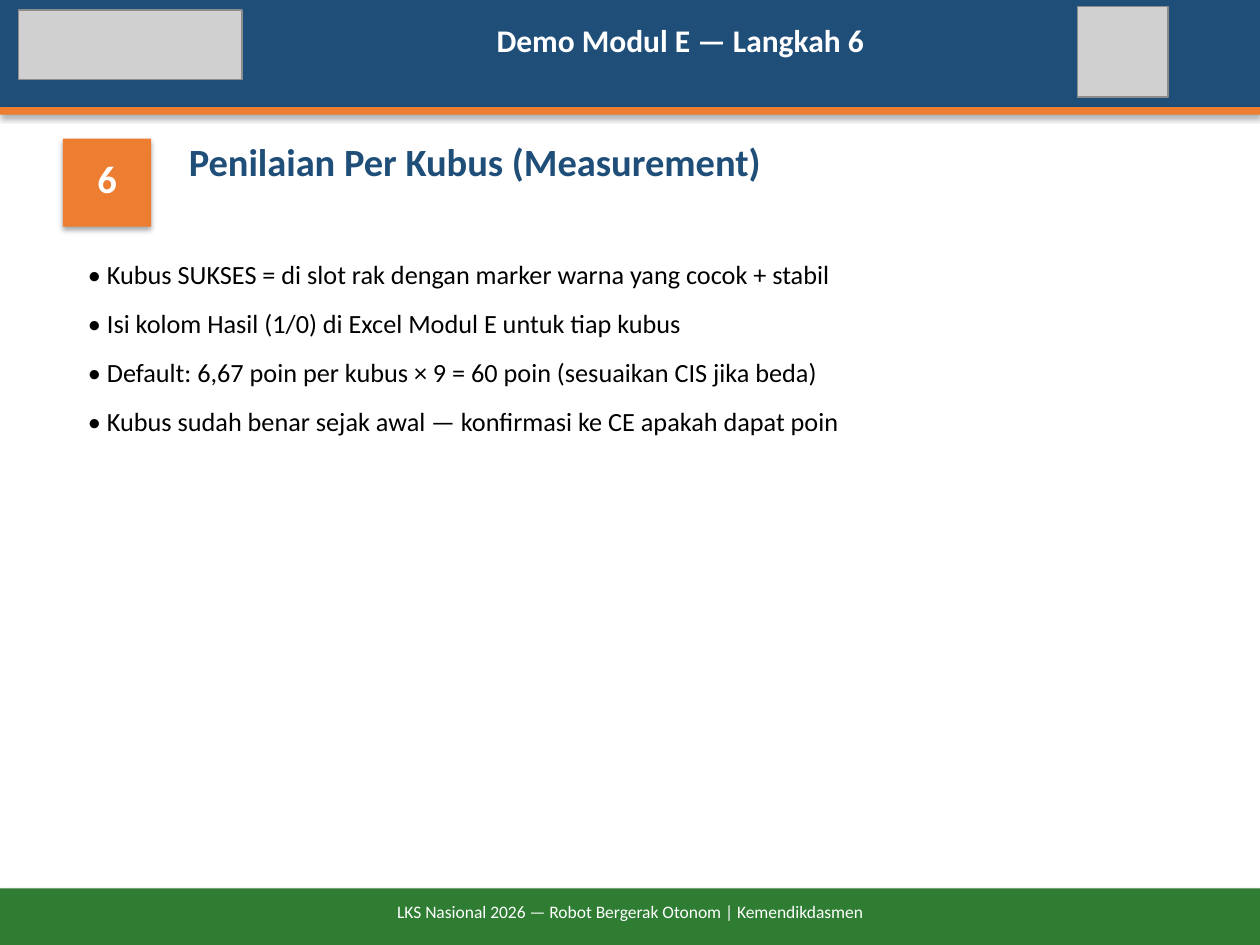
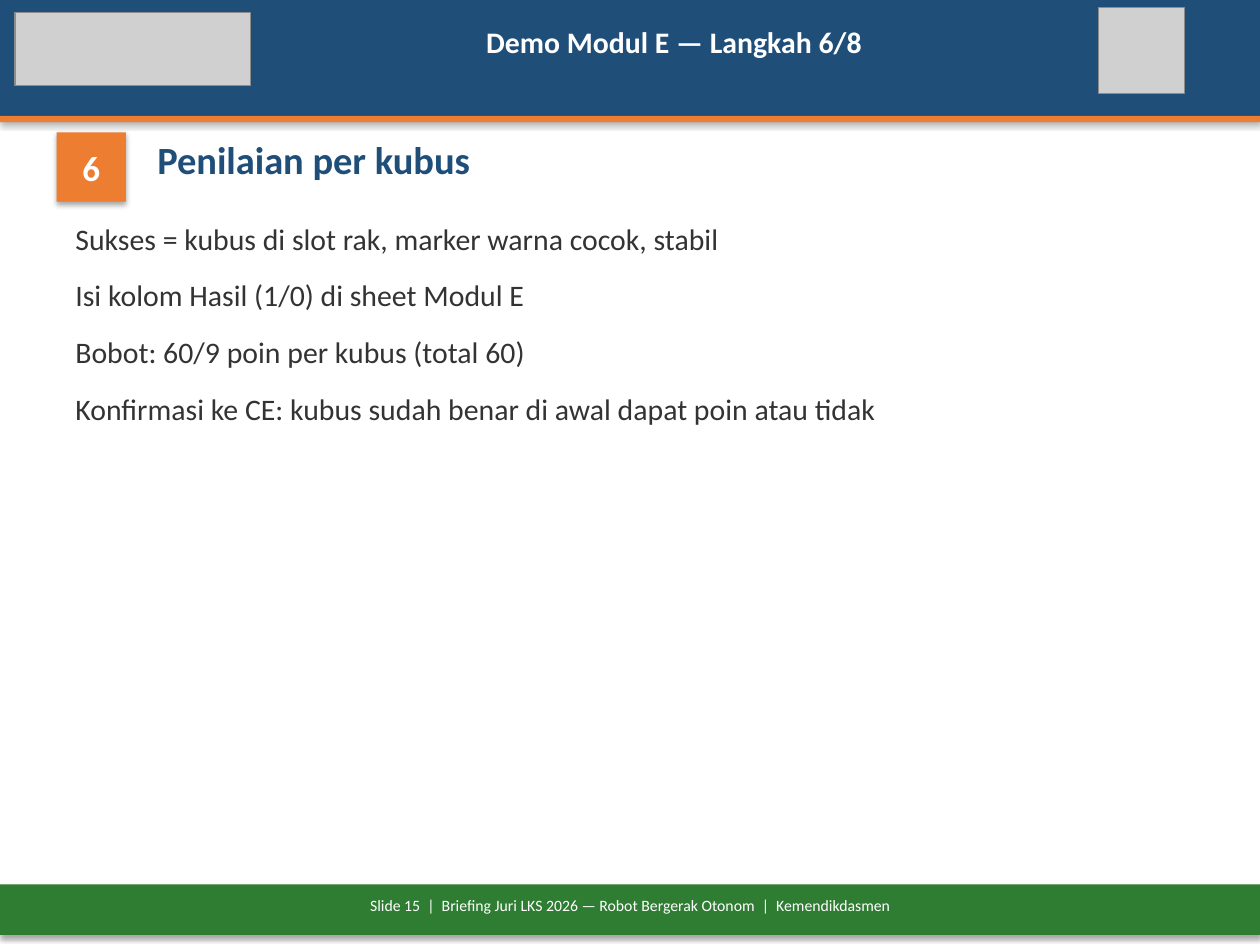
Before and after one commit to antonprafanto/LKS2026, a slide deck: slide 15 of docs/Briefing-Juri-LKS2026-Robot-Otonom.pptx (slide 12 before the commit). Drawn at 1260x945 pixels with LibreOffice and Linux fonts; fonts in the diff are those of the drawing; grey boxes stand for pictures. Boxes give left, top, right and bottom in pixels: in the first picture for what was removed or moved away, otherwise in the second. Text is boxed around its words. In the diff, an @@ line names an element or a change of style, - is before the commit and + after.

```diff
--- a/docs/Briefing-Juri-LKS2026-Robot-Otonom.pptx
+++ b/docs/Briefing-Juri-LKS2026-Robot-Otonom.pptx
@@ rectangle resized from (x1=0, y1=0, x2=1260, y2=107) to (x1=0, y1=0, x2=1260, y2=116) @@
@@ picture resized from (x1=19, y1=10, x2=242, y2=79) to (x1=15, y1=13, x2=251, y2=86) @@
@@ picture resized from (x1=1077, y1=6, x2=1168, y2=97) to (x1=1099, y1=8, x2=1184, y2=93) @@
@@ text at (x1=486, y1=32, x2=862, y2=58): text changed; size 18 to 17 pt @@
-Demo Modul E — Langkah 6
+Demo Modul E — Langkah 6/8
@@ rectangle moved from (x1=0, y1=107, x2=1260, y2=115) to (x1=0, y1=116, x2=1260, y2=122) @@
@@ text "6" moved from (x1=97, y1=166, x2=116, y2=194) to (x1=82, y1=157, x2=100, y2=182) @@
@@ text "6" at (x1=82, y1=157, x2=100, y2=182): size 22 to 20 pt @@
@@ rectangle resized from (x1=63, y1=139, x2=151, y2=227) to (x1=57, y1=132, x2=126, y2=202) @@
@@ text at (x1=157, y1=147, x2=470, y2=180): text changed @@
-Penilaian Per Kubus (Measurement)
+Penilaian per kubus
@@ text at (x1=75, y1=229, x2=875, y2=425): text changed; size 15 to 17 pt; text colour #000000 to #333333 @@
-• Kubus SUKSES = di slot rak dengan marker warna yang cocok + stabil
-• Isi kolom Hasil (1/0) di Excel Modul E untuk tiap kubus
-• Default: 6,67 poin per kubus × 9 = 60 poin (sesuaikan CIS jika beda)
-• Kubus sudah benar sejak awal — konfirmasi ke CE apakah dapat poin
+Sukses = kubus di slot rak, marker warna cocok, stabil
+Isi kolom Hasil (1/0) di sheet Modul E
+Bobot: 60/9 poin per kubus (total 60)
+Konfirmasi ke CE: kubus sudah benar di awal dapat poin atau tidak
@@ rectangle resized from (x1=0, y1=888, x2=1260, y2=945) to (x1=0, y1=885, x2=1260, y2=935) @@
@@ text at (x1=370, y1=900, x2=890, y2=914): text changed; size 10 to 9 pt @@
-LKS Nasional 2026 — Robot Bergerak Otonom | Kemendikdasmen
+Slide 15 | Briefing Juri LKS 2026 — Robot Bergerak Otonom | Kemendikdasmen
```
Also in this commit, not shown: 16 other slides changed, 6 slides added, 3 slides removed, 2 other files.
